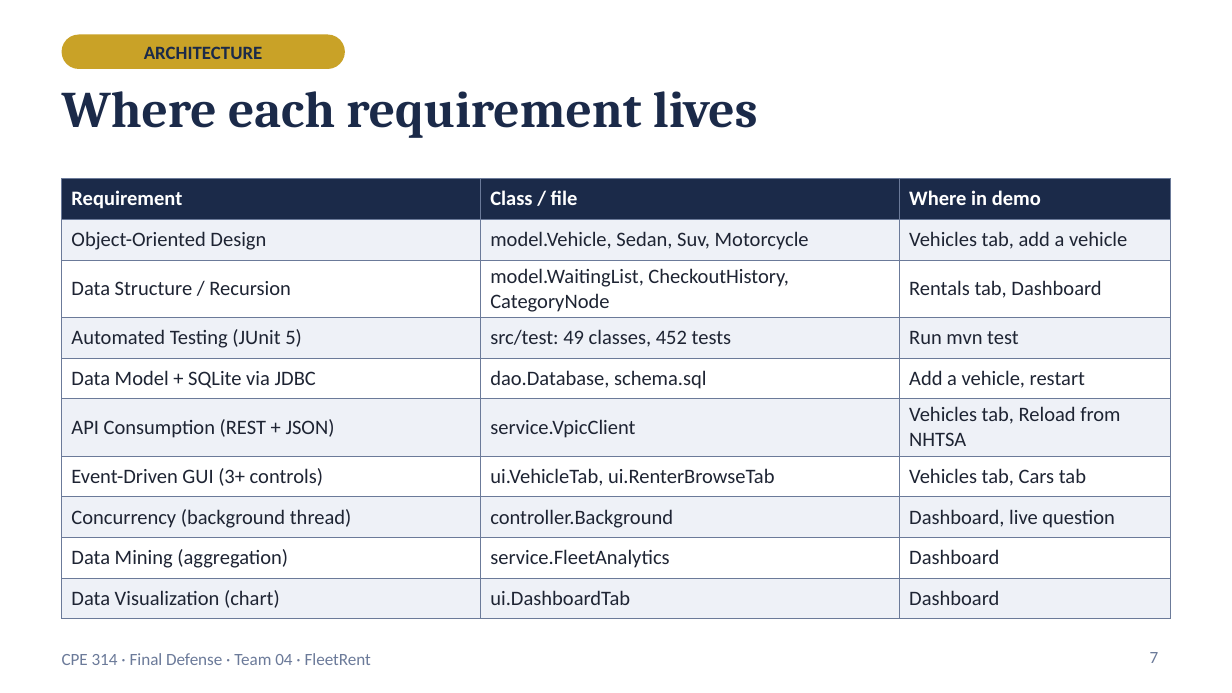
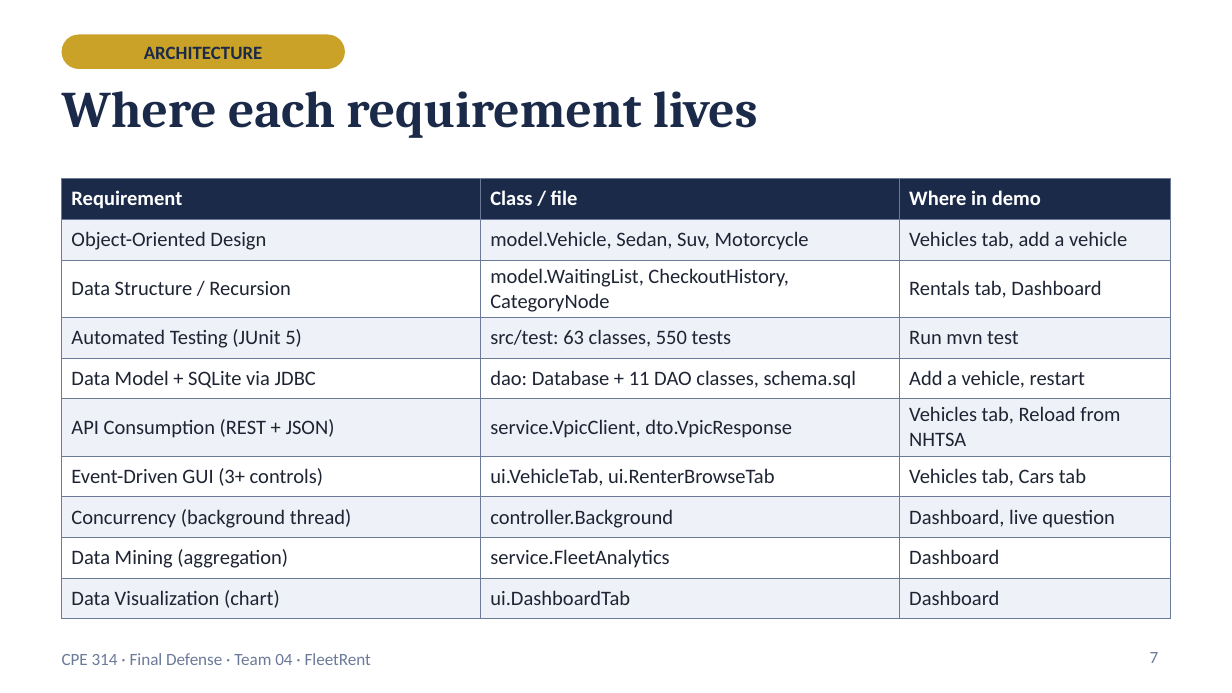
Before and after one commit to ColoscosBrent/cpe314-69323-capstone-team-04, a slide deck: slide 7 of docs/FleetRent_Final_Defense.pptx. Drawn at 1232x693 pixels with LibreOffice and Linux fonts; fonts in the diff are those of the drawing. Boxes give left, top, right and bottom in pixels: in the first picture for what was removed or moved away, otherwise in the second. Text is boxed around its words. In the diff, an @@ line names an element or a change of style, - is before the commit and + after.

```diff
--- a/docs/FleetRent_Final_Defense.pptx
+++ b/docs/FleetRent_Final_Defense.pptx
@@ table at [62, 179, 1170, 612] @@
-row 4, column 2: src/test: 49 classes, 452 tests
+row 4, column 2: src/test: 63 classes, 550 tests
-row 5, column 2: dao.Database, schema.sql
+row 5, column 2: dao: Database + 11 DAO classes, schema.sql
-row 6, column 2: service.VpicClient
+row 6, column 2: service.VpicClient, dto.VpicResponse
```
Also in this commit, not shown: 15 other slides changed, 1 slide added.
